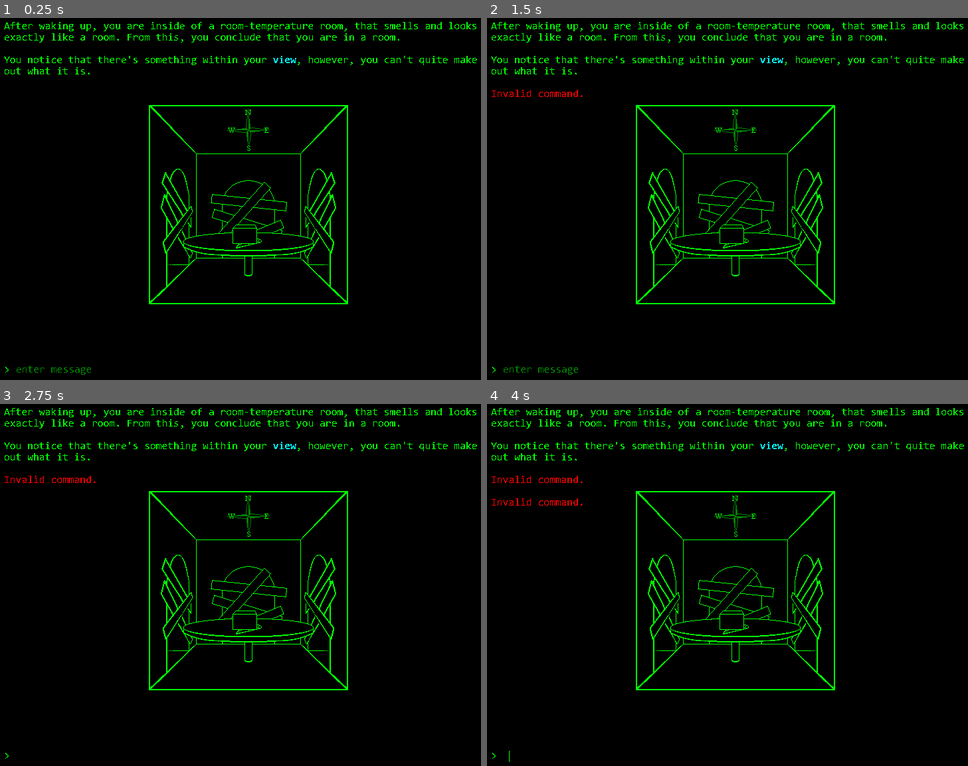
Above: before the commit, frames 1-4 (two rows, left to right).
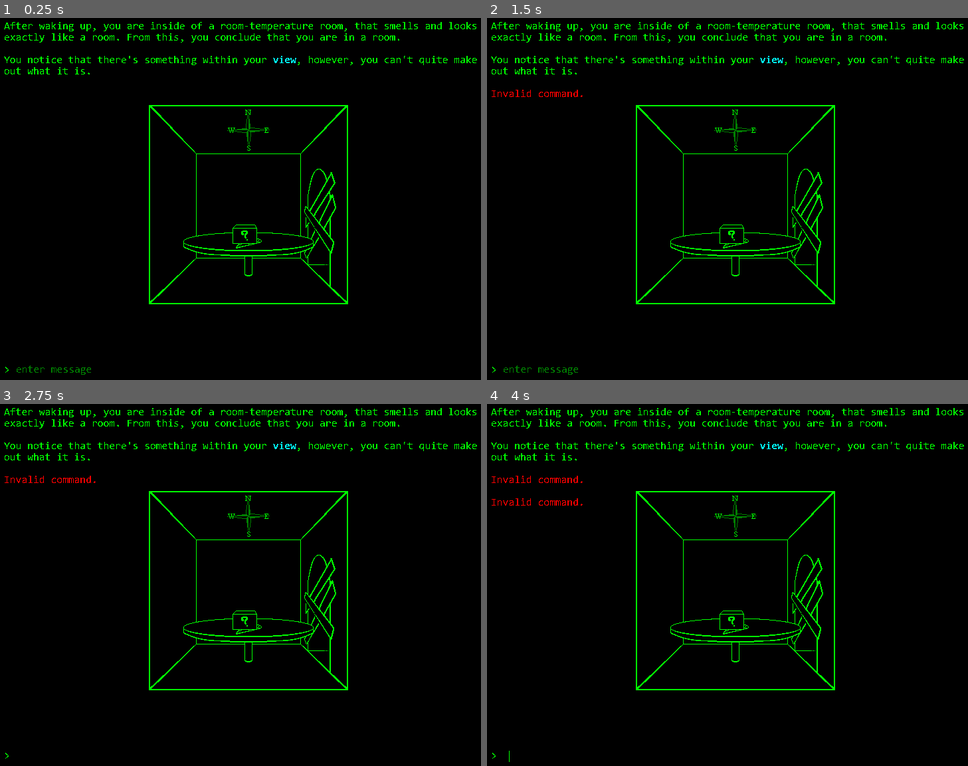
Above: after the commit, the same moments.

Repository: fidgetplayz48/textadventuregamejam
Game: Godot game, scene res://scenes/main.tscn
Two runs of this game, one before a commit and one after it. Both use one fixed random seed, a clock stepped at 60 frames per second and the inputs below.
Inputs (mouse positions are in pixels of both pictures, inside the frame that each line leads up to):
- Up to frame 1 (0.25 s): no input
- Up to frame 2 (1.5 s): click (741, 369) at 0.52 s; type "12" at 0.6 s; tap Enter at 1.25 s
- Up to frame 3 (2.75 s): tap Space at 2 s
- Up to frame 4 (4 s): tap Enter at 2.75 s; tap Space at 3.5 s

The runs differ from the first frame. In frame 1, 0.5% of the frame differs, in the area x 33-60%, y 41-75%; in frame 2, 0.5%; in frame 3, 0.5%; in frame 4, 0.5%.
Error before the commit: Parse Error: Expected ":" after "if" condition. (res://scripts/view.gd:17)

Commit message:
fsahgahea

Diff:
--- a/scenes/view.tscn
+++ b/scenes/view.tscn
@@ -41,18 +41,21 @@
 texture = ExtResource("3_ca2ht")
 
 [node name="barricadeL" type="Sprite2D" parent="doorL"]
+visible = false
 texture = ExtResource("4_cg73p")
 
 [node name="doorR" type="Sprite2D" parent="."]
 texture = ExtResource("5_hamnp")
 
 [node name="barricadeR" type="Sprite2D" parent="doorR"]
+visible = false
 texture = ExtResource("6_7efqj")
 
 [node name="doorF" type="Sprite2D" parent="."]
 texture = ExtResource("7_b0gl4")
 
 [node name="barricadeF" type="Sprite2D" parent="doorF"]
+visible = false
 texture = ExtResource("8_2iv2s")
 
 [node name="table" type="Sprite2D" parent="."]
@@ -65,15 +68,12 @@
 texture = ExtResource("11_aysew")
 
 [node name="boxFloor" type="Sprite2D" parent="."]
-visible = false
 texture = ExtResource("12_41u6k")
 
 [node name="sign" type="Sprite2D" parent="."]
-visible = false
 texture = ExtResource("13_oulei")
 
 [node name="evil" type="Sprite2D" parent="."]
-visible = false
 texture = ExtResource("14_0lb1p")
 
 [node name="compass" parent="." instance=ExtResource("15_mwhkd")]
--- a/scripts/compass.gd
+++ b/scripts/compass.gd
@@ -1,11 +1,18 @@
 extends Node2D
 
+@onready var cor = {
+	"u":$doorNorth,
+	"d":$doorSouth,
+	"l":$doorEast,
+	"r":$doorWest,
+}
 
-# Called when the node enters the scene tree for the first time.
-func _ready() -> void:
-	pass # Replace with function body.
-
-
-# Called every frame. 'delta' is the elapsed time since the previous frame.
-func _process(delta: float) -> void:
-	pass
+func update(mainNode):
+	for node in get_children():
+		if node is Sprite2D:
+			if node.name != "compassbase":
+				node.visible = false
+	var canGo = mainNode.map[mainNode.playerLoc[1]][mainNode.playerLoc[0]]["canGo"]
+	for dir in cor.keys():
+		if dir in canGo:
+			cor[dir].visible=true
--- a/scripts/main.gd
+++ b/scripts/main.gd
@@ -8,7 +8,7 @@
 # canGo - decides what directions the player can go, "r"-right,"u"-up,"d"-down,"l"-left
 # objects - defines the objects in the room
 var map = [
-	[{"canGo":[],"objects":["pizza","table"],"barricades":["r"]},{"canGo":["l","r"],"objects":["sign"],"barricades":[""]},{},{}],
+	[{"canGo":[],"objects":["pizza","table"],"barricades":["r"]},{"canGo":["l"],"objects":["sign"],"barricades":["r"]},{},{}],
 	[{},{},{},{}],
 	[{},{},{},{}],
 	[{},{},{},{}]
@@ -27,9 +27,12 @@
 
 func openWalls(wallsToRemove: Array):
 	var canGo = map[playerLoc[1]][playerLoc[0]]["canGo"]
+	var barricades = map[playerLoc[1]][playerLoc[0]]["barricades"]
 	for wall in wallsToRemove:
 		if wall not in canGo:
 			canGo.append(wall)
+			if wall in barricades:
+				barricades.erase(wall)
 
 func get_objects_in_current_room():
 	var objects = map[playerLoc[1]][playerLoc[0]]["objects"]
--- a/scripts/message_enter.gd
+++ b/scripts/message_enter.gd
@@ -122,14 +122,3 @@
 
 	$"../textdisplay".attach(textres.dialogue["errorcmd"])
 	soundSys.playSound("error")
-
-func strip_bbcode(text: String) -> String:
-	var result = text
-	var open_bracket = result.find("[")
-	while open_bracket != -1:
-		var close_bracket = result.find("]", open_bracket)
-		if close_bracket == -1:
-			break
-		result = result.substr(0, open_bracket) + result.substr(close_bracket + 1)
-		open_bracket = result.find("[")
-	return result
--- a/scripts/text_resource.gd
+++ b/scripts/text_resource.gd
@@ -17,6 +17,6 @@
 	"txt1_examineempty": "Okay, let's be real here. The only way you could've found this is by finding the code of the game somewhere.",
 
 	"txt2_intro": "You enter the second room, there appears to be a sign on the door you just entered from.",
-	"txt2_search": "You look around. Guess what you found! Nothing. Why is this a room anyway? Why waste so much space of this house on this empty room? All this contains is a door leading back to the place you just came from, and a sign on it. There is no reason for this room to have been built.",
+	"txt2_search": "You look around. a sign... like i said. Why is this a room anyway? Why waste so much space of this house on this empty room? All this contains is a door leading back to the place you just came from, and a sign on it. There is no reason for this room to have been built.",
 	"txt2_examinesign": "The sign reads 'My room. NO STEALING'. Uh oh."
 }
--- a/scripts/view.gd
+++ b/scripts/view.gd
@@ -3,8 +3,23 @@
 @onready var mainNode = $".."
 var isReady = false
 
+@onready var objList = {
+	"pizza":$pizza,
+	"table":$table,
+	"sign":$sign,
+	"hacker":$evil,
+	"obj":$box,
+	"objFloor":$boxFloor,
+	"ldoor":$doorL,
+	"rdoor":$doorR,
+	"udoor":$doorF,
+}
+
 func _ready():
 	isReady = true
+
+func _process(delta: float) -> void:
+	_update()
 
 func _on_visibility_changed() -> void:
 	if !isReady:
@@ -12,7 +27,36 @@
 	_update()
 
 func _update():
-	for node in children():
+	var hasTable = false
+
+	$compass.update(mainNode)
+	for node in get_children():
 		if node is Sprite2D:
-			if node.name != "base"
-	mainNode.map[mainNode.playerLoc[1]][mainNode.playerLoc[0]]["objects"]
+			if node.name != "base":
+				node.visible = false
+	$doorL/barricadeL.visible = false
+	$doorR/barricadeR.visible = false
+	$doorF/barricadeF.visible = false
+	var objects = mainNode.map[mainNode.playerLoc[1]][mainNode.playerLoc[0]]["objects"]
+	var paths = mainNode.map[mainNode.playerLoc[1]][mainNode.playerLoc[0]]["canGo"]
+	var barricades = mainNode.map[mainNode.playerLoc[1]][mainNode.playerLoc[0]]["barricades"]
+
+	for obj in objList.keys():
+		if obj in objects:
+			objList[obj].visible=true #show all appropriate things
+			if obj == "table":
+				hasTable = true
+		elif obj not in objects:
+			if hasTable:
+				$box.visible = true
+			else:
+				$box.visible = false
+
+	for door in objList.keys():
+		if door.left(1) in paths:
+			objList[door].visible=true #show all appropriate doors
+
+	for barricade in objList.keys():
+		if barricade.left(1) in barricades:
+			objList[barricade].visible=true
+			objList[barricade].get_child(0).visible=true#barricades overwrite
Binary file changed: graphics/box.png
Binary file changed: graphics/boxFloor.png
Binary file changed: graphics/compassDD.png
Binary file changed: graphics/compassDL.png
Binary file changed: graphics/compassDR.png
Binary file changed: graphics/compassDU.png
